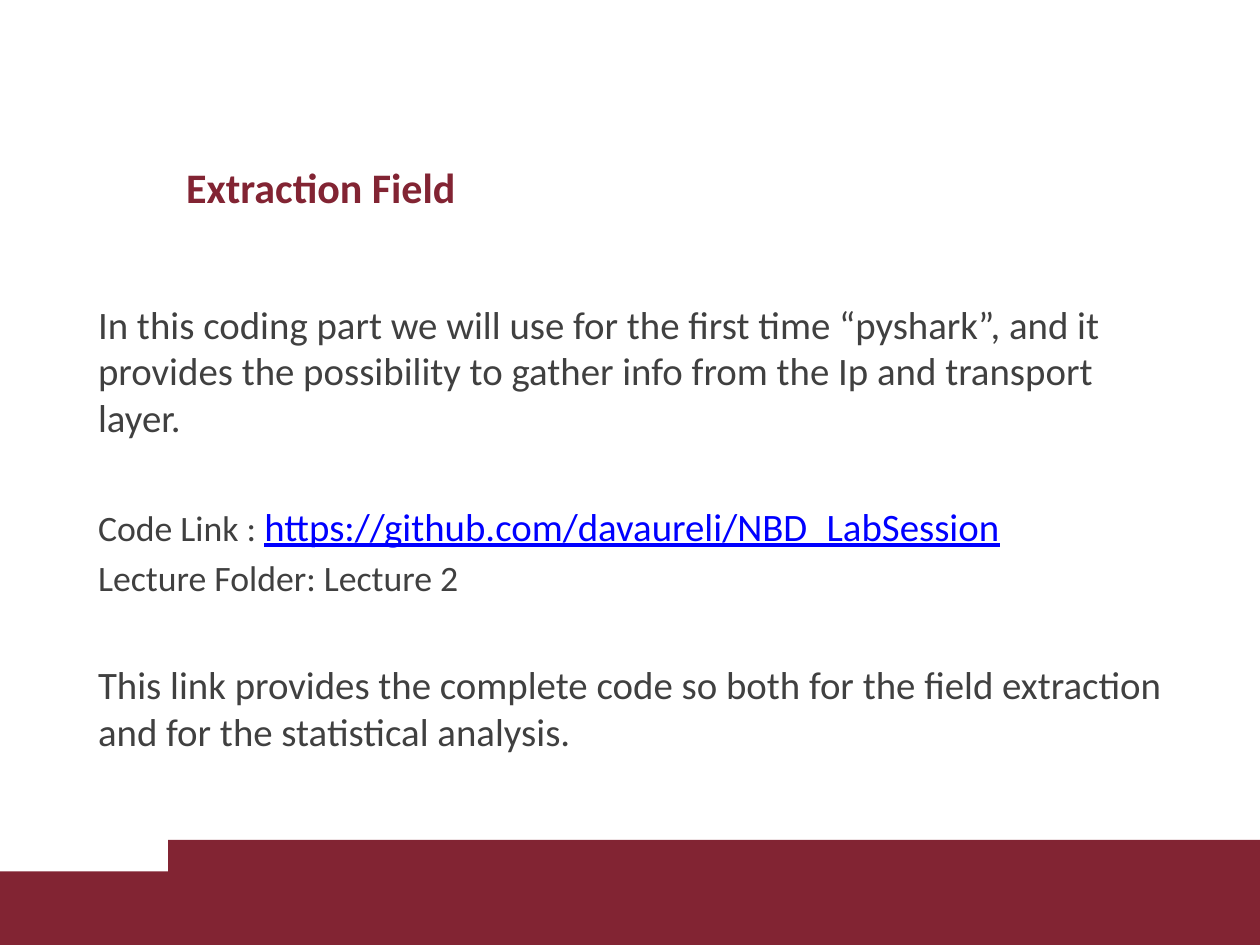
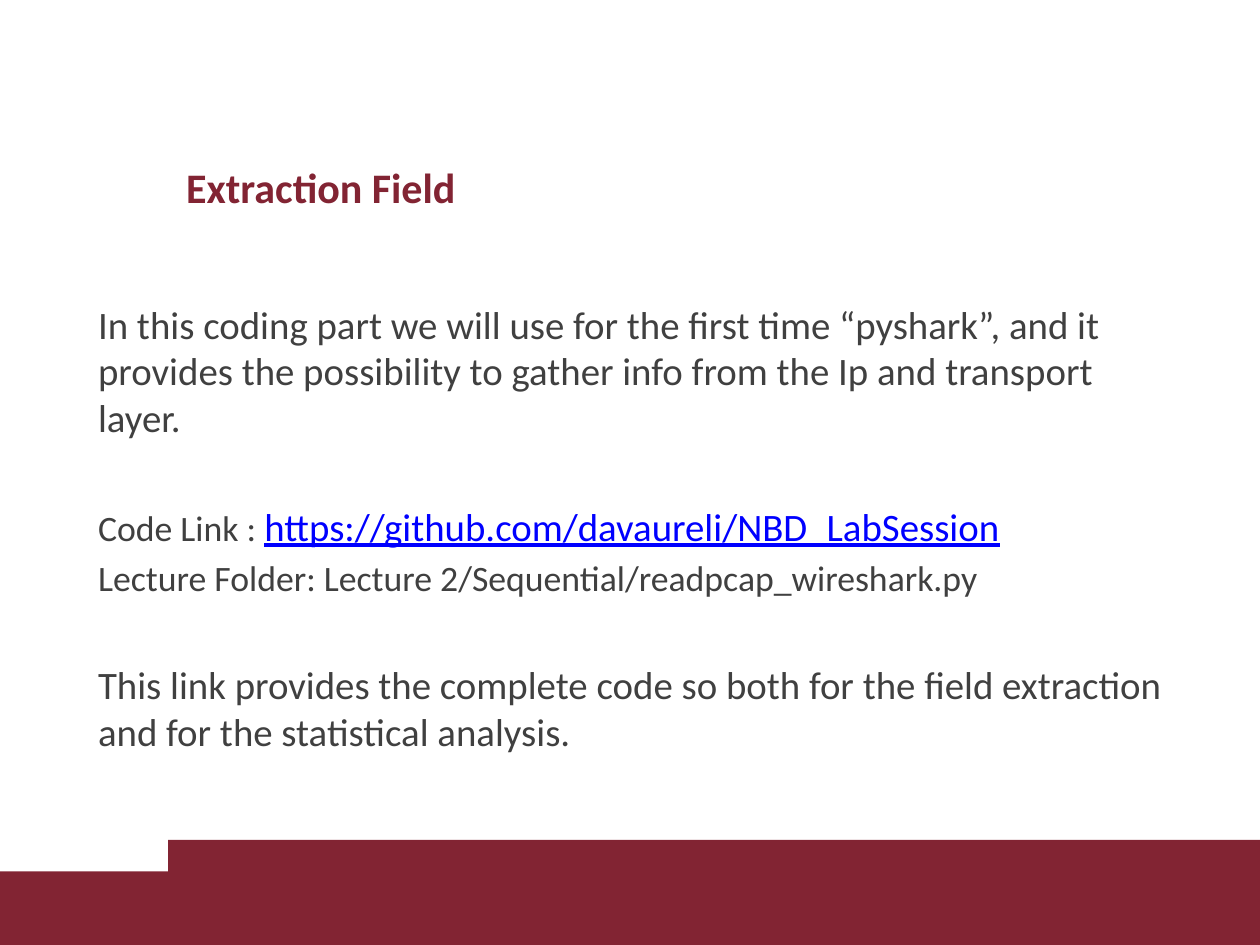
Before and after one commit to davaureli/NBD_LabSession, a slide deck: slide 9 of Lecture 2/Lecture 2.pptx. Drawn at 1260x945 pixels with LibreOffice and Linux fonts; fonts in the diff are those of the drawing; background and template pictures are left out. Boxes give left, top, right and bottom in pixels: in the first picture for what was removed or moved away, otherwise in the second. Text is boxed around its words. In the diff, an @@ line names an element or a change of style, - is before the commit and + after.

```diff
--- a/Lecture 2/Lecture 2.pptx
+++ b/Lecture 2/Lecture 2.pptx
@@ text at [98, 566, 977, 597]: text changed @@
-Lecture Folder: Lecture 2
+Lecture Folder: Lecture 2/Sequential/readpcap_wireshark.py
```
Also in this commit, not shown: 1 other slide changed.
